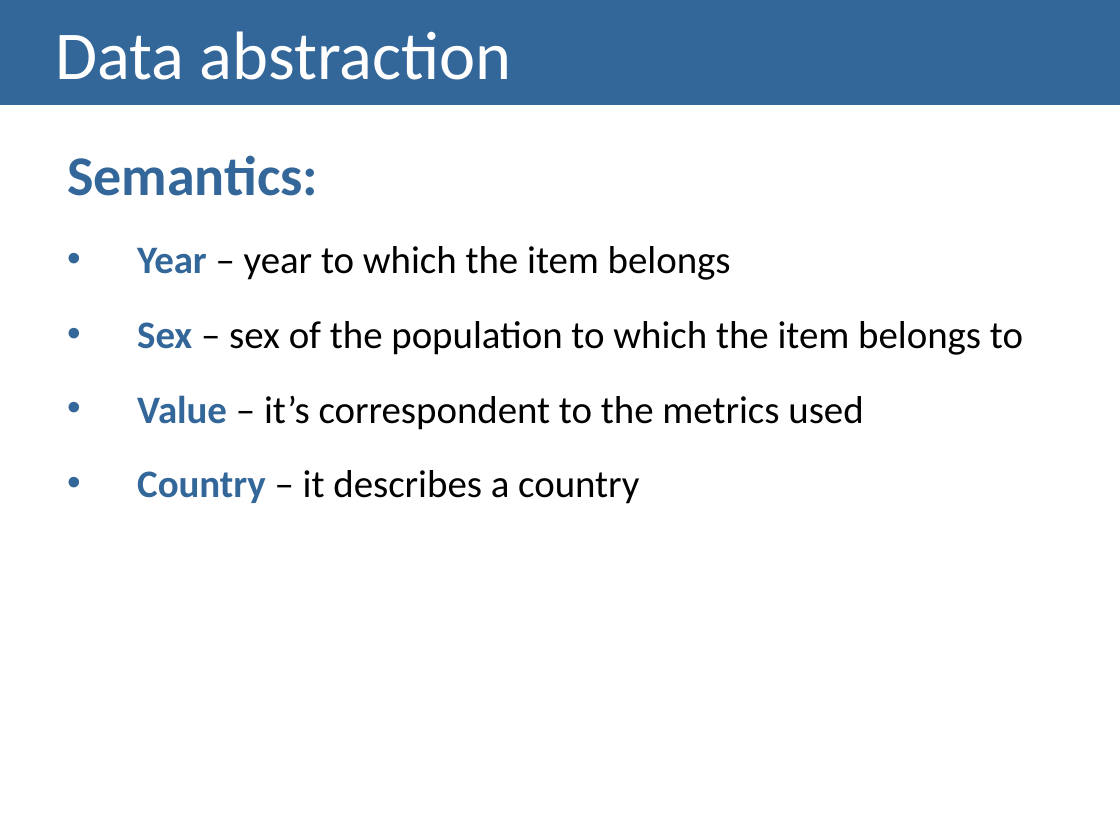
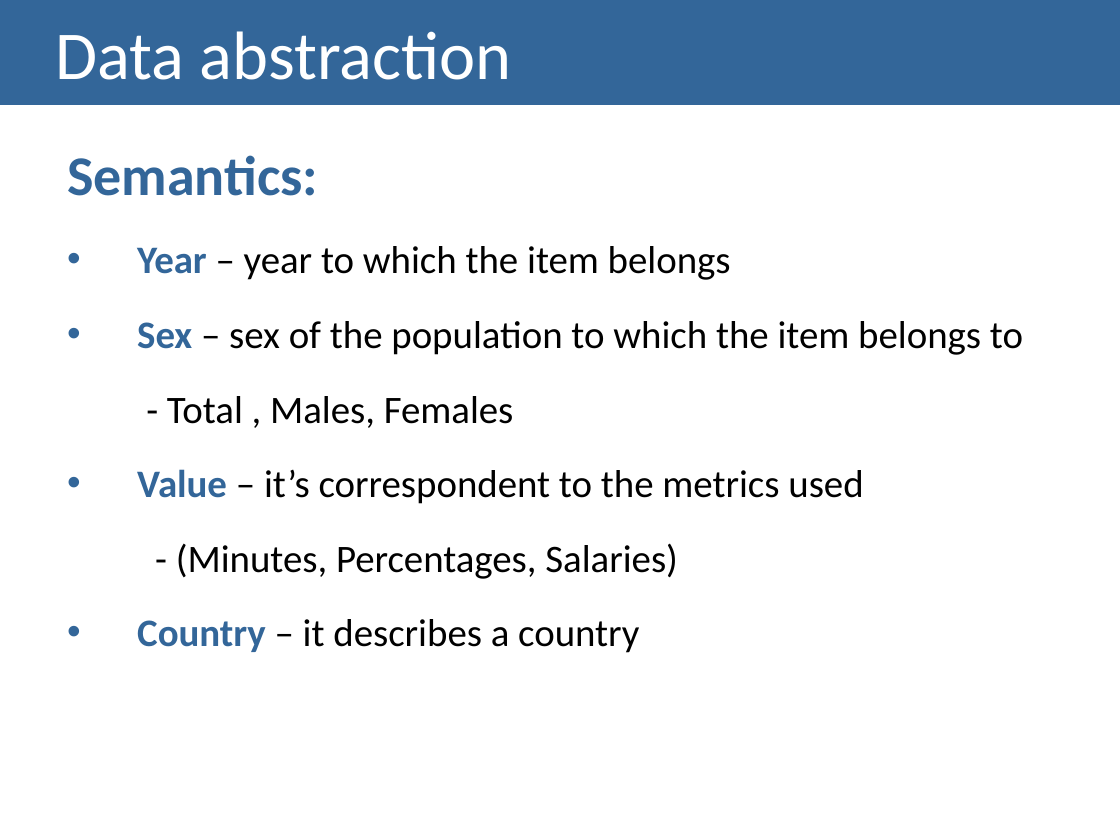
Before and after one commit to MargaridaMorais/information_visualization, a slide deck: slide 14 of CheckpointII/CII_G15.pptx. Drawn at 1120x840 pixels with LibreOffice and Linux fonts; fonts in the diff are those of the drawing. Boxes give left, top, right and bottom in pixels: in the first picture for what was removed or moved away, otherwise in the second. Text is boxed around its words. In the diff, an @@ line names an element or a change of style, - is before the commit and + after.

```diff
--- a/CheckpointII/CII_G15.pptx
+++ b/CheckpointII/CII_G15.pptx
@@ text at (x1=167, y1=396, x2=514, y2=428): paragraph added @@
+- Total , Males, Females
@@ text at (x1=176, y1=543, x2=678, y2=579): paragraph added @@
+- (Minutes, Percentages, Salaries)
```
Also in this commit, not shown: 9 other slides changed, 1 slide removed, 1 other file.
